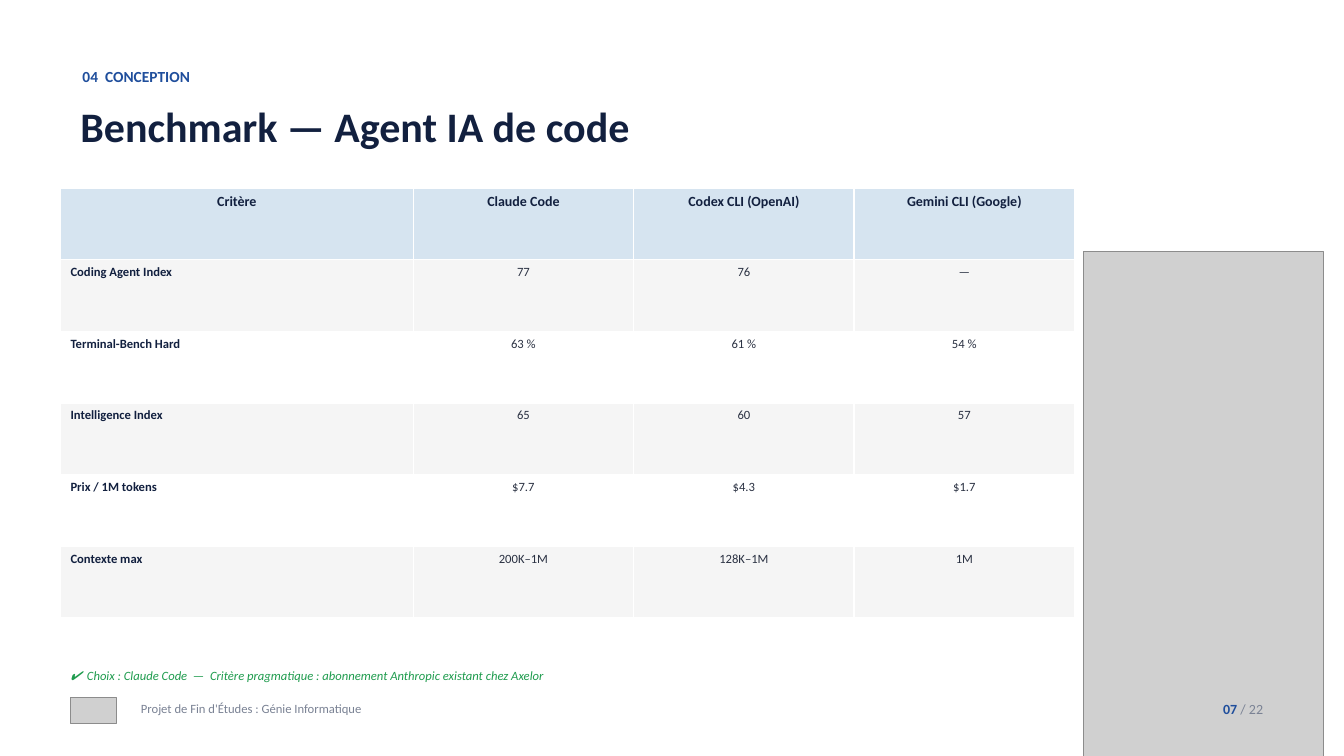
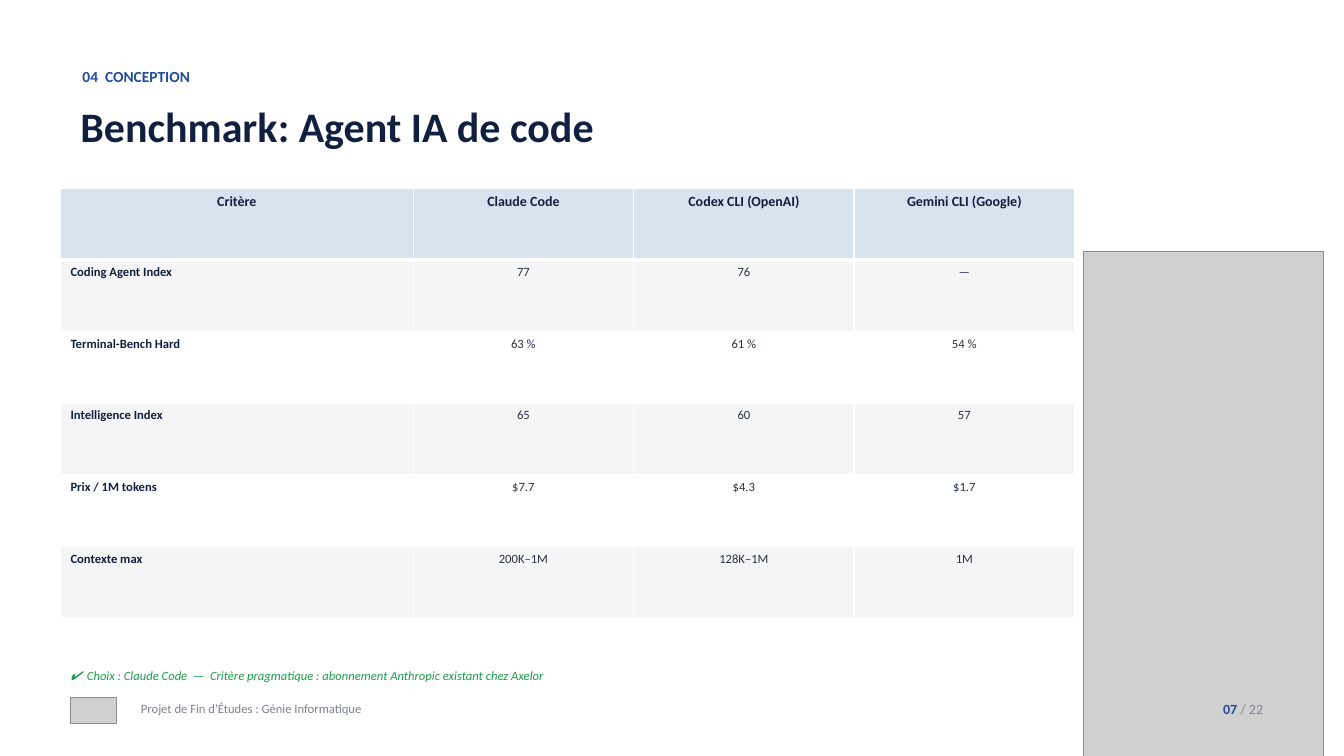
Before and after one commit to tahaghailan21-max/presentation-pfe, a slide deck: slide 7 of Presentation_PFE_TahaGHAILAN_v2.pptx. Drawn at 1344x756 pixels with LibreOffice and Linux fonts; fonts in the diff are those of the drawing; grey boxes stand for pictures. Boxes give left, top, right and bottom in pixels: in the first picture for what was removed or moved away, otherwise in the second. Text is boxed around its words. In the diff, an @@ line names an element or a change of style, - is before the commit and + after.

```diff
--- a/Presentation_PFE_TahaGHAILAN_v2.pptx
+++ b/Presentation_PFE_TahaGHAILAN_v2.pptx
@@ text at <box>80,112,594,149</box>: text changed @@
-Benchmark — Agent IA de code
+Benchmark: Agent IA de code
```
Also in this commit, not shown: 14 other slides changed.
